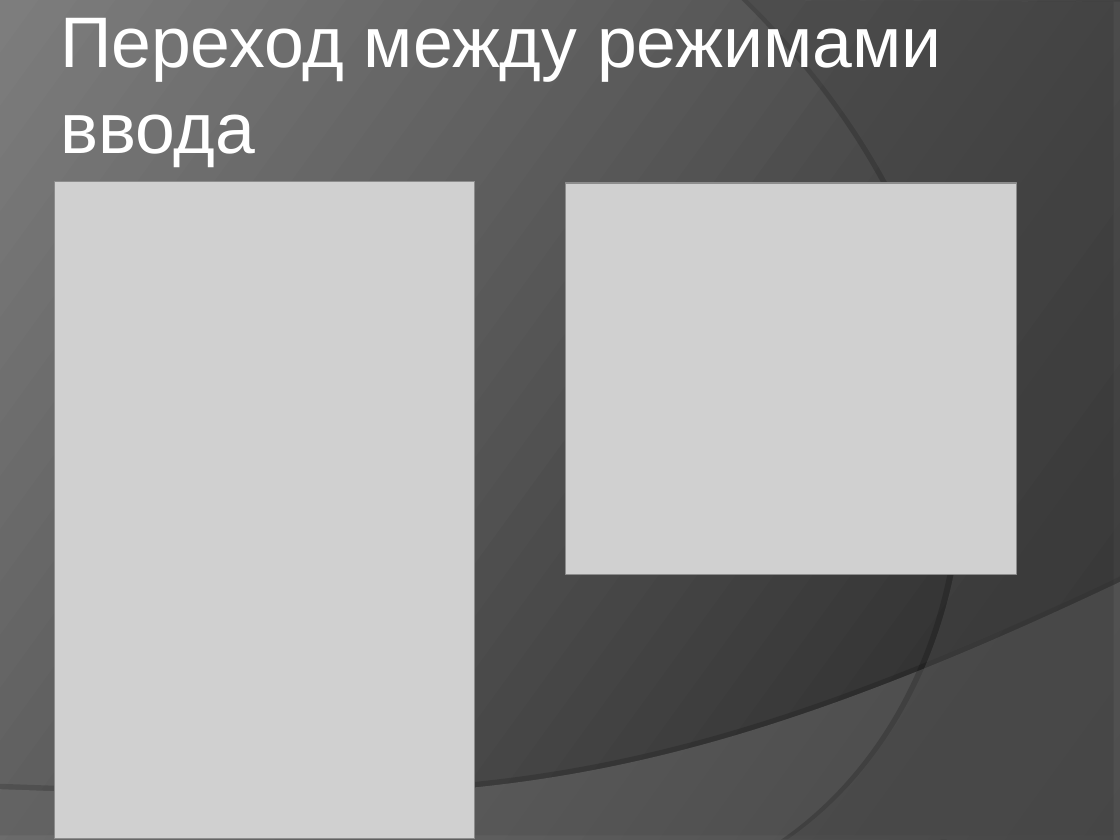
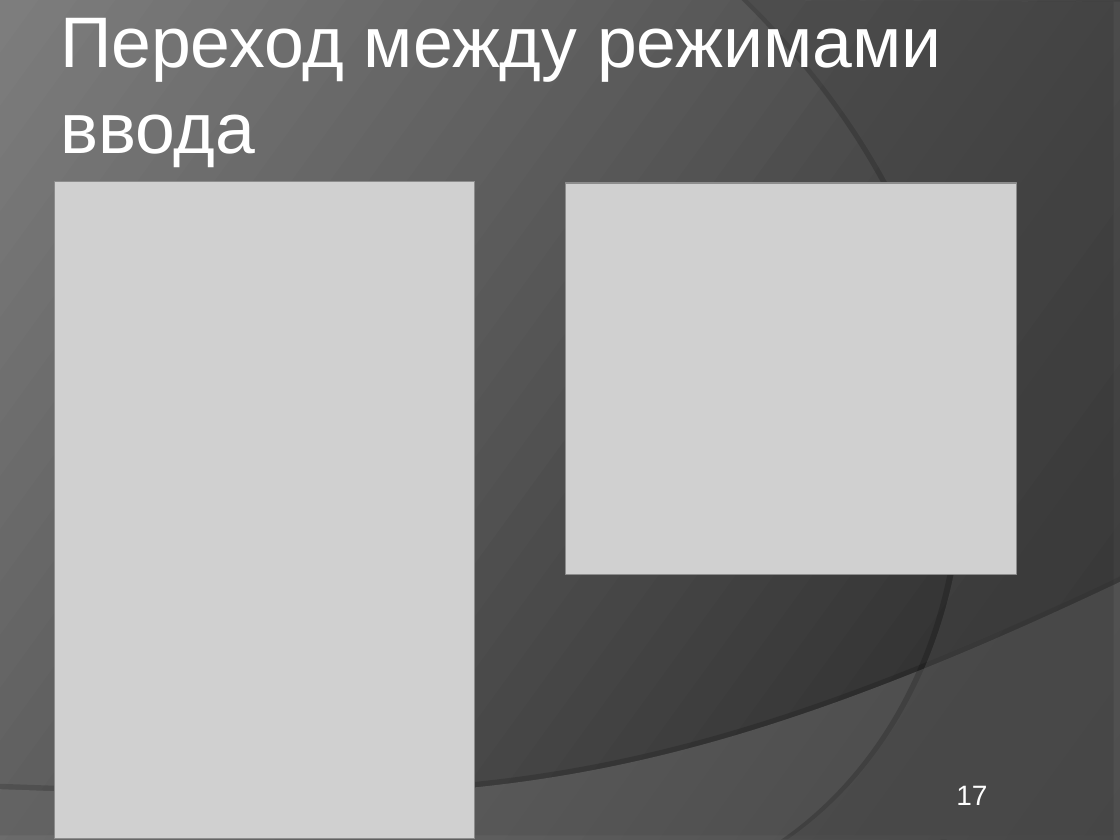
Before and after one commit to elvslv/DiplomaReport, a slide deck: slide 17 of C8503A_Vasilyeva_presentation.ppt. Drawn at 1120x840 pixels with LibreOffice and Linux fonts; fonts in the diff are those of the drawing; grey boxes stand for pictures. Boxes give left, top, right and bottom in pixels: in the first picture for what was removed or moved away, otherwise in the second. Text is boxed around its words. In the diff, an @@ line names an element or a change of style, - is before the commit and + after.

```diff
--- a/C8503A_Vasilyeva_presentation.ppt
+++ b/C8503A_Vasilyeva_presentation.ppt
@@ page number added at (956, 785, 987, 805), 18 pt, text #FFFFFF @@
+17
```
Also in this commit, not shown: 21 other slides changed, 2 slides added, 2 slides removed, 1 other file.
